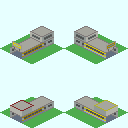
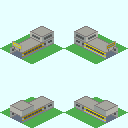
The second 128 x 128 image is a revision of the first. Changes to its layers:
painted on "Subway_Station_Gateway_Single_S.png" over (10, 100, 118, 111)
